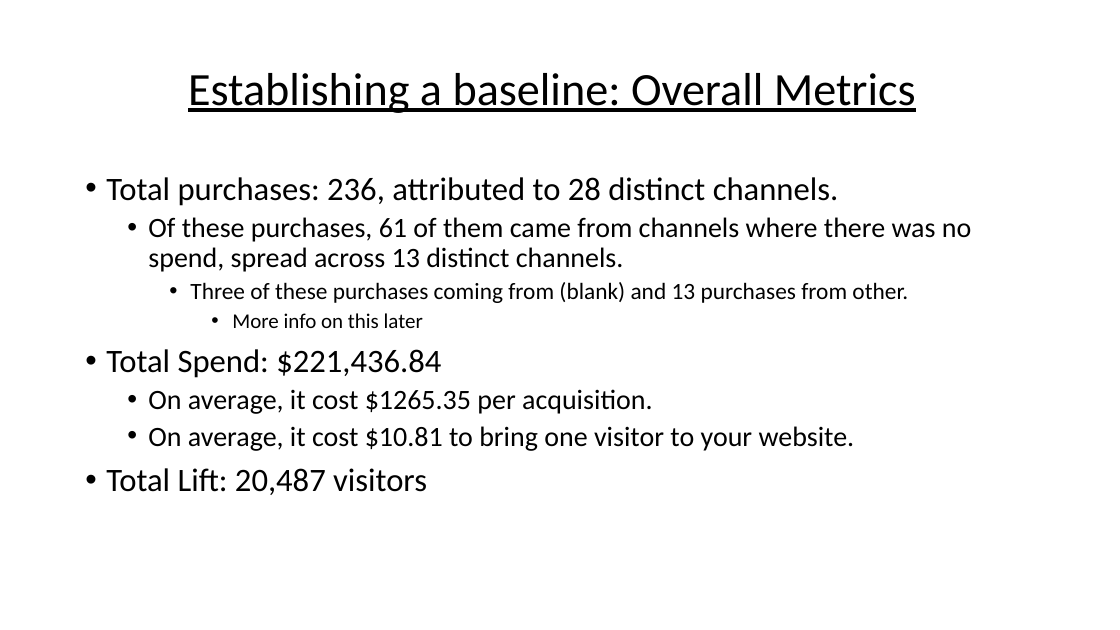
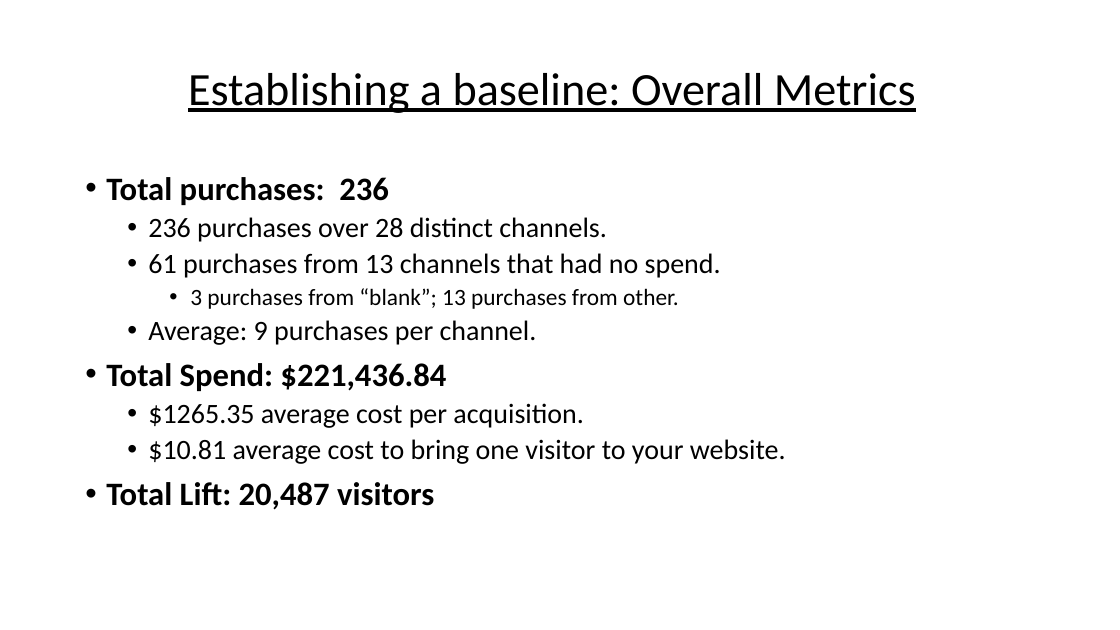
Before and after one commit to papir805/telepulse_ad_campaign_report, a slide deck: slide 2 of companyxyz_presentation.pptx. Drawn at 1120x630 pixels with LibreOffice and Linux fonts; fonts in the diff are those of the drawing. Boxes give left, top, right and bottom in pixels: in the first picture for what was removed or moved away, otherwise in the second. Text is boxed around its words. In the diff, an @@ line names an element or a change of style, - is before the commit and + after.

```diff
--- a/companyxyz_presentation.pptx
+++ b/companyxyz_presentation.pptx
@@ text at [106, 177, 721, 345]: text changed @@
-• Total purchases: 236, attributed to 28 distinct channels.
-  • Of these purchases, 61 of them came from channels where there was no spend, spread across 13 distinct channels.
-    • Three of these purchases coming from (blank) and 13 purchases from other.
-      • More info on this later
+• Total purchases: 236
+  • 236 purchases over 28 distinct channels.
+  • 61 purchases from 13 channels that had no spend.
+    • 3 purchases from “blank”; 13 purchases from other.
+  • Average: 9 purchases per channel.
@@ text at [106, 363, 446, 510]: bold on in "Total Spend: $221,436.84", "Total Lift: 20,487 visitors" @@
@@ text at [148, 403, 786, 464]: text changed @@
-  • On average, it cost $1265.35 per acquisition.
-  • On average, it cost $10.81 to bring one visitor to your website.
+  • $1265.35 average cost per acquisition.
+  • $10.81 average cost to bring one visitor to your website.
```
Also in this commit, not shown: 16 other slides changed, 1 slide added, 1 slide removed, 17 other files.
